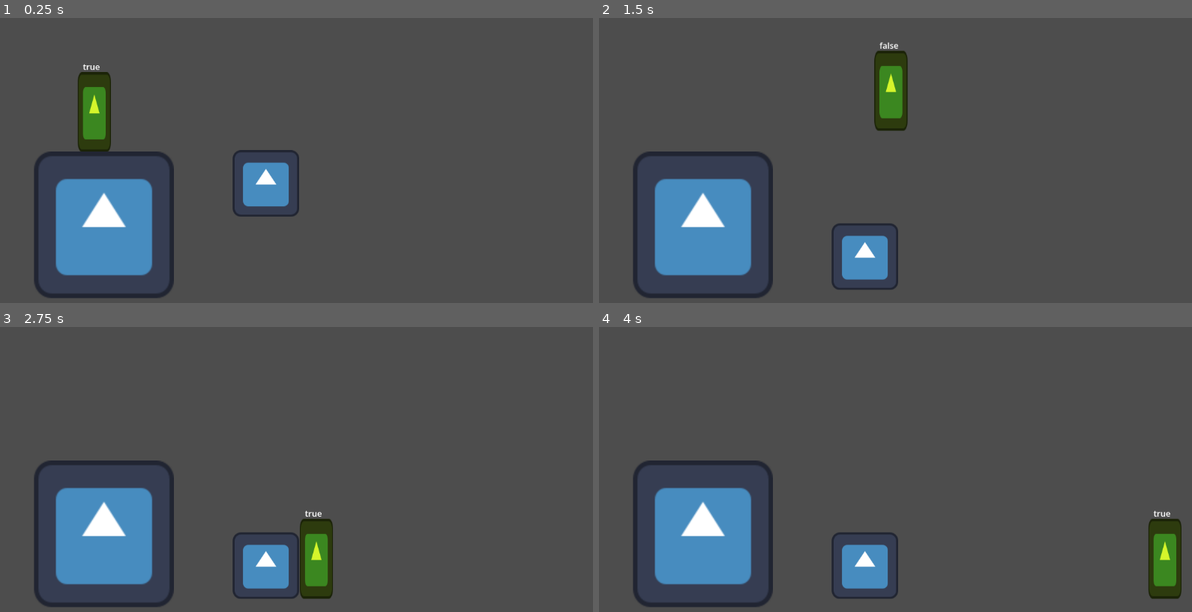
Above: before the commit, frames 1-4 (two rows, left to right).
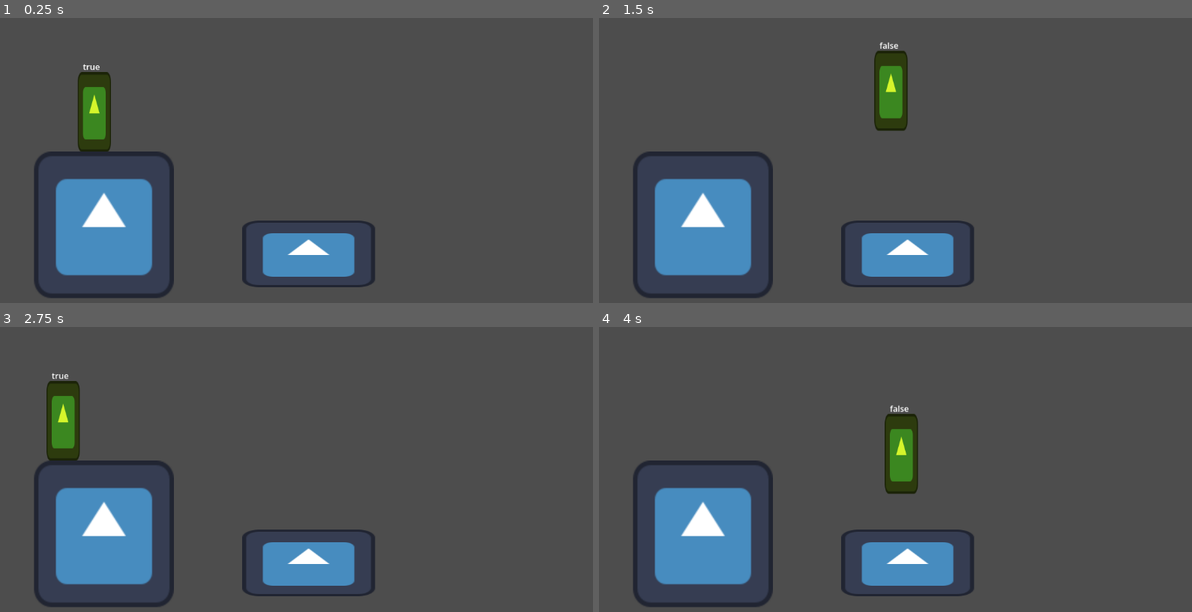
Above: after the commit, the same moments.

Repository: CCV-JamesNye/mcdevittbweek04
Game: Godot game, scene res://week_04.tscn
The game is run twice, just before and just after one commit, with the same random seed, the same clock (stepped at 60 frames per second) and the same inputs. The engine's default icon, where the game draws it, is replaced by a stand-in: a white triangle on a blue panel in a dark square.
Inputs:
- Up to frame 1 (0.25 s): no input
- Up to frame 2 (1.5 s): hold Right (move_right) from 0.53 s (still down); tap Space (jump) at 0.77 s
- Up to frame 3 (2.75 s): tap Space (jump) at 1.52 s; release Right (move_right) at 2.03 s; hold A (move_left) from 2.03 s (still down)
- Up to frame 4 (4 s): release A (move_left) at 2.78 s; hold Right (move_right) from 2.78 s (still down); tap Space (jump) at 3.02, 3.77 s

The runs differ from the first frame. In frame 1, 4.6% of the frame differs, in the area x 39-64%, y 46-95%; in frame 2, 3.2%; in frame 3, 5.4%; in frame 4, 6.4%, in the area x 39-99%, y 27-96%.

Commit message:
player collisions

Diff:
--- /dev/null
+++ b/Scenes/Player/Scripts/goal.gd
@@ -0,0 +1,16 @@
+extends Area2D
+
+
+# Called when the node enters the scene tree for the first time.
+func _ready() -> void:
+	body_entered.connect( _check_for_win )
+	pass # Replace with function body.
+
+
+# Called every frame. 'delta' is the elapsed time since the previous frame.
+func _process(delta: float) -> void:
+	pass
+
+func _check_for_win (body : Node2D) -> void:
+	if body.name == "player":
+		print ("player wins!")
--- /dev/null
+++ b/Scenes/Player/Scripts/kill_box.gd
@@ -0,0 +1,15 @@
+extends Area2D
+
+
+# Called when the node enters the scene tree for the first time.
+func _ready() -> void:
+	body_entered.connect(_on_body_entered)
+	pass # Replace with function body.
+
+
+
+
+func _on_body_entered(body: Node2D) -> void:
+	if body.name == "player":
+		body.die()
+	pass # Replace with function body.
--- a/Scenes/Player/Scripts/player-characterbody.gd
+++ b/Scenes/Player/Scripts/player-characterbody.gd
@@ -42,3 +42,7 @@
 func _unhandled_input(event: InputEvent) -> void:
 	if event.is_action_pressed("jump") and is_on_floor():
 		velocity.y = jump_force
+
+func die () -> void:
+	print ("player died")
+	get_tree().call_deferred('reload_current_scene')
--- a/week_04.tscn
+++ b/week_04.tscn
@@ -2,38 +2,25 @@
 
 [ext_resource type="Texture2D" uid="uid://c82wcv4087uxe" path="res://icon.svg" id="1_cheur"]
 [ext_resource type="Script" uid="uid://84pgdjpt8iny" path="res://Scenes/Player/Scripts/player-characterbody.gd" id="2_7bw2k"]
-[ext_resource type="Script" uid="uid://cut4ndx4et31h" path="res://Scenes/Player/Scripts/area_2d.gd" id="3_7bw2k"]
-
-[sub_resource type="WorldBoundaryShape2D" id="WorldBoundaryShape2D_whyss"]
-
-[sub_resource type="RectangleShape2D" id="RectangleShape2D_7bw2k"]
-size = Vector2(126, 128)
+[ext_resource type="Script" uid="uid://cnfmn28sh2yok" path="res://Scenes/Player/Scripts/kill_box.gd" id="3_7bw2k"]
+[ext_resource type="Script" uid="uid://7cwfcovirry6" path="res://Scenes/Player/Scripts/goal.gd" id="4_0d5x5"]
 
 [sub_resource type="RectangleShape2D" id="RectangleShape2D_cheur"]
 size = Vector2(68, 154)
 
-[sub_resource type="CircleShape2D" id="CircleShape2D_0d5x5"]
-radius = 55.226807
-
 [sub_resource type="RectangleShape2D" id="RectangleShape2D_0d5x5"]
 size = Vector2(267, 280)
 
+[sub_resource type="RectangleShape2D" id="RectangleShape2D_fajon"]
+size = Vector2(1168.5, 89.5)
+
+[sub_resource type="RectangleShape2D" id="RectangleShape2D_7bw2k"]
+size = Vector2(250, 124)
+
+[sub_resource type="RectangleShape2D" id="RectangleShape2D_wovhw"]
+size = Vector2(200, 200)
+
 [node name="week04" type="Node2D" unique_id=401621634]
-
-[node name="floor" type="StaticBody2D" parent="." unique_id=754712698]
-position = Vector2(548, 523)
-
-[node name="CollisionShape2D" type="CollisionShape2D" parent="floor" unique_id=395309294]
-shape = SubResource("WorldBoundaryShape2D_whyss")
-
-[node name="box" type="RigidBody2D" parent="." unique_id=257793566]
-position = Vector2(523, 290)
-
-[node name="CollisionShape2D" type="CollisionShape2D" parent="box" unique_id=1987503006]
-shape = SubResource("RectangleShape2D_7bw2k")
-
-[node name="Sprite2D" type="Sprite2D" parent="box" unique_id=232446078]
-texture = ExtResource("1_cheur")
 
 [node name="player" type="CharacterBody2D" parent="." unique_id=751313835]
 position = Vector2(193, 176)
@@ -55,15 +42,6 @@
 offset_bottom = -76.0
 text = "State"
 
-[node name="Area2D" type="Area2D" parent="." unique_id=111733273]
-position = Vector2(818, 199)
-collision_layer = 0
-collision_mask = 2
-script = ExtResource("3_7bw2k")
-
-[node name="CollisionShape2D" type="CollisionShape2D" parent="Area2D" unique_id=894182204]
-shape = SubResource("CircleShape2D_0d5x5")
-
 [node name="StaticBody2D" type="StaticBody2D" parent="." unique_id=500821952]
 position = Vector2(141, 475)
 
@@ -75,3 +53,34 @@
 position = Vector2(70.5, -77)
 scale = Vector2(2.1015625, 2.203125)
 texture = ExtResource("1_cheur")
+
+[node name="Kill_Box" type="Area2D" parent="." unique_id=894535030]
+position = Vector2(95, 636)
+collision_layer = 0
+collision_mask = 2
+script = ExtResource("3_7bw2k")
+
+[node name="CollisionShape2D" type="CollisionShape2D" parent="Kill_Box" unique_id=776710158]
+position = Vector2(482.75, -34.75)
+shape = SubResource("RectangleShape2D_fajon")
+
+[node name="GoalIsland" type="StaticBody2D" parent="." unique_id=2053654519]
+position = Vector2(605, 454)
+collision_mask = 0
+
+[node name="CollisionShape2D" type="CollisionShape2D" parent="GoalIsland" unique_id=449352855]
+shape = SubResource("RectangleShape2D_7bw2k")
+
+[node name="Sprite2D" type="Sprite2D" parent="GoalIsland" unique_id=1445320214]
+scale = Vector2(2, 1)
+texture = ExtResource("1_cheur")
+
+[node name="Goal" type="Area2D" parent="." unique_id=2032796033]
+position = Vector2(625, 304)
+collision_layer = 0
+collision_mask = 2
+monitorable = false
+script = ExtResource("4_0d5x5")
+
+[node name="CollisionShape2D" type="CollisionShape2D" parent="Goal" unique_id=2007614121]
+shape = SubResource("RectangleShape2D_wovhw")
Not shown, added: Scenes/Player/Scripts/goal.gd.uid
Not shown, added: Scenes/Player/Scripts/kill_box.gd.uid
